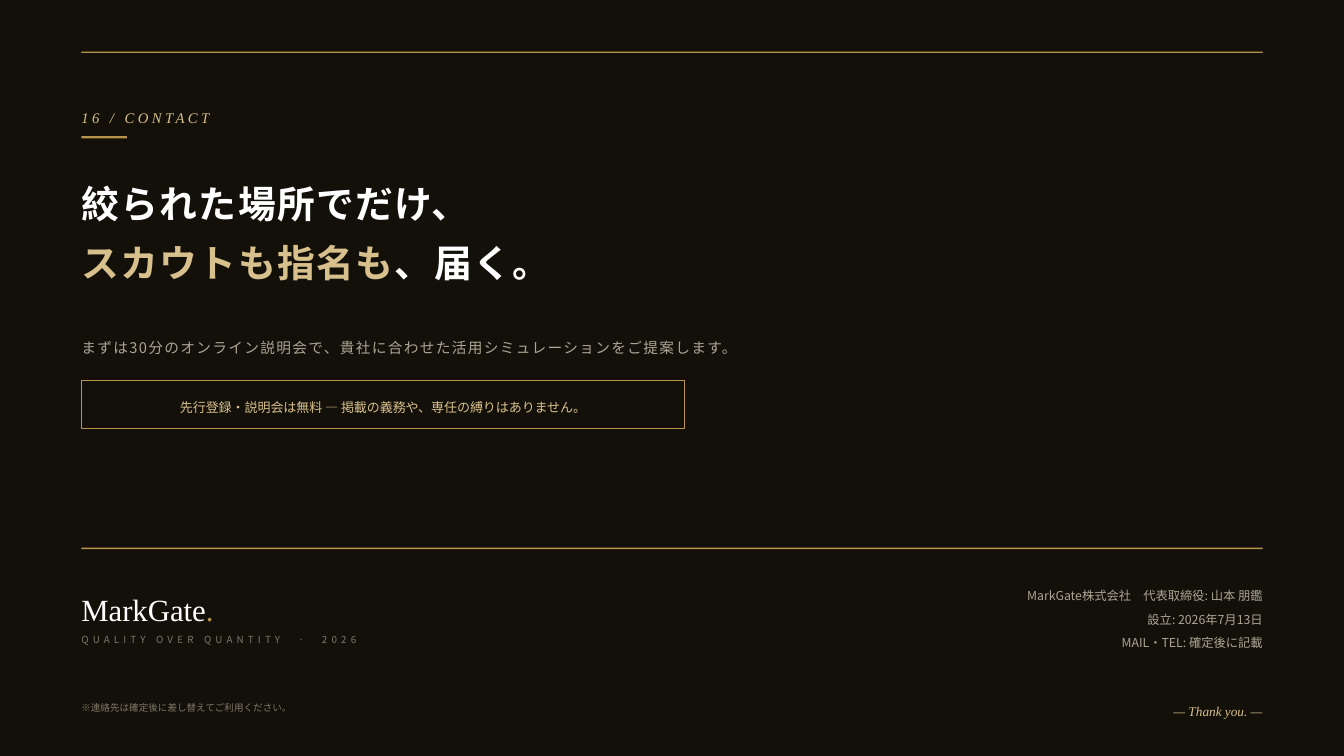
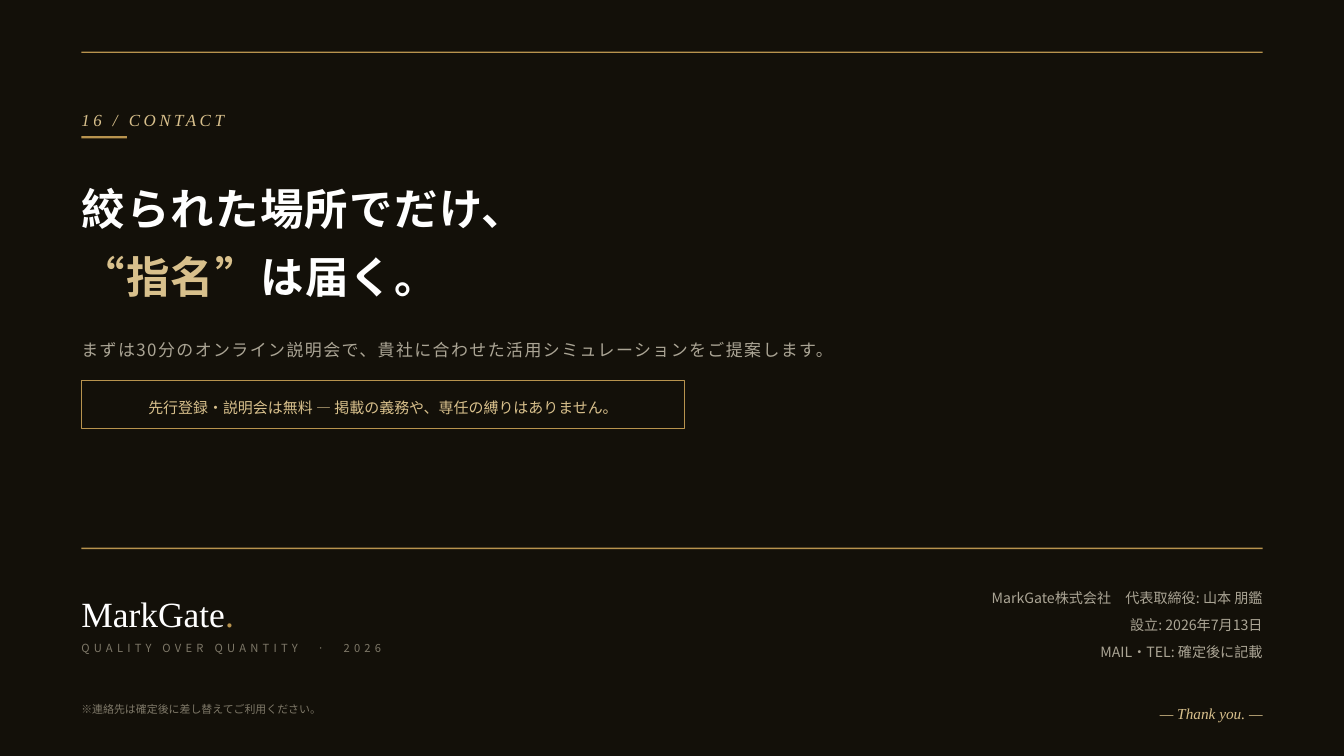
Before and after one commit to hokan38/Business, a slide deck: slide 17 of sales/markgate-agent-deck.pptx. Drawn at 1344x756 pixels with LibreOffice and Linux fonts; fonts in the diff are those of the drawing. Boxes give left, top, right and bottom in pixels: in the first picture for what was removed or moved away, otherwise in the second. Text is boxed around its words. In the diff, an @@ line names an element or a change of style, - is before the commit and + after.

```diff
--- a/sales/markgate-agent-deck.pptx
+++ b/sales/markgate-agent-deck.pptx
@@ text "16 / CONTACT" at [82, 103, 875, 131]: size 10.5 to 12.1 pt @@
@@ text at [81, 188, 525, 229]: size 27 to 31 pt in "絞られた場所でだけ、" @@
@@ text at [81, 256, 438, 297]: text changed; size 27 to 31 pt @@
-スカウトも指名も、届く。
+“指名”は届く。
@@ text "まずは30分のオンライン説明会で、貴社に合わせた活用シミュレーションをご提案します。" at [81, 341, 833, 358]: size 10.5 to 12.1 pt @@
@@ text "先行登録・説明会は無料 — 掲載の義務や、専任の縛りはありません。" at [148, 400, 617, 415]: size 9.3 to 10.7 pt @@
@@ text "MarkGate." at [81, 602, 382, 652]: size 22 to 25.3 pt in "MarkGate."; size 7 to 8 pt in "QUALITY OVER QUANTITY · 2026" @@
@@ text "MarkGate株式会社 代表取締役: 山本 朋鑑" at [992, 591, 1263, 658]: size 8.8 to 10.1 pt @@
@@ text "※連絡先は確定後に差し替えてご利用ください。" at [81, 704, 321, 714]: size 6.8 to 7.8 pt @@
@@ text "— Thank you. —" at [1177, 708, 1245, 723]: size 9.5 to 10.9 pt @@
```
Also in this commit, not shown: 16 other slides changed, 2 other files.
